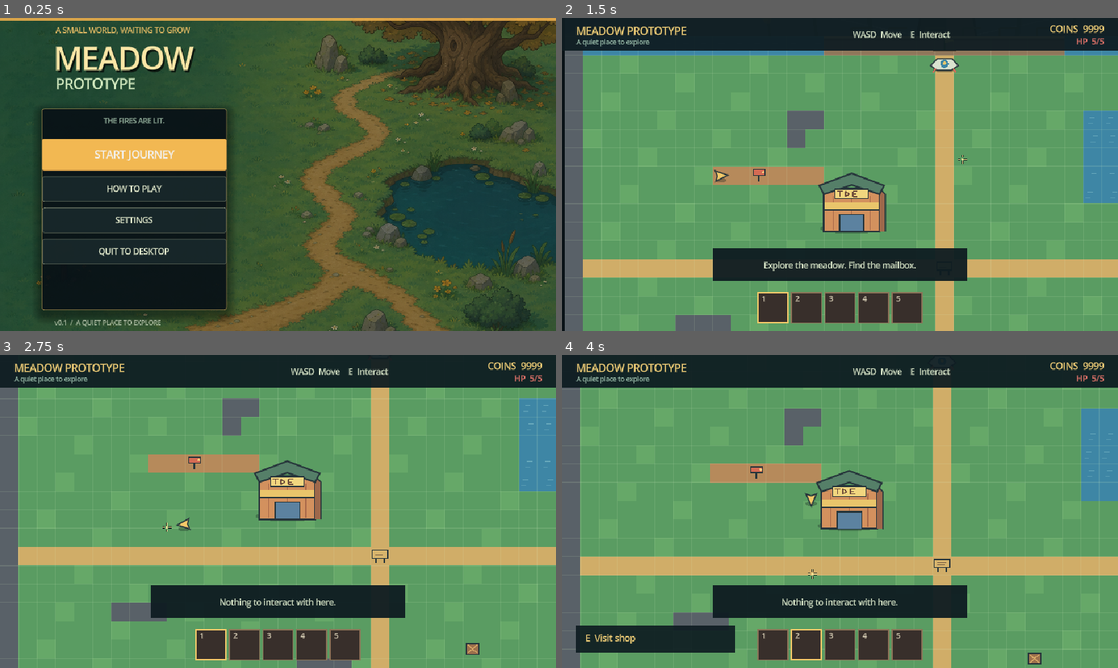
Above: before the commit, frames 1-4 (two rows, left to right).
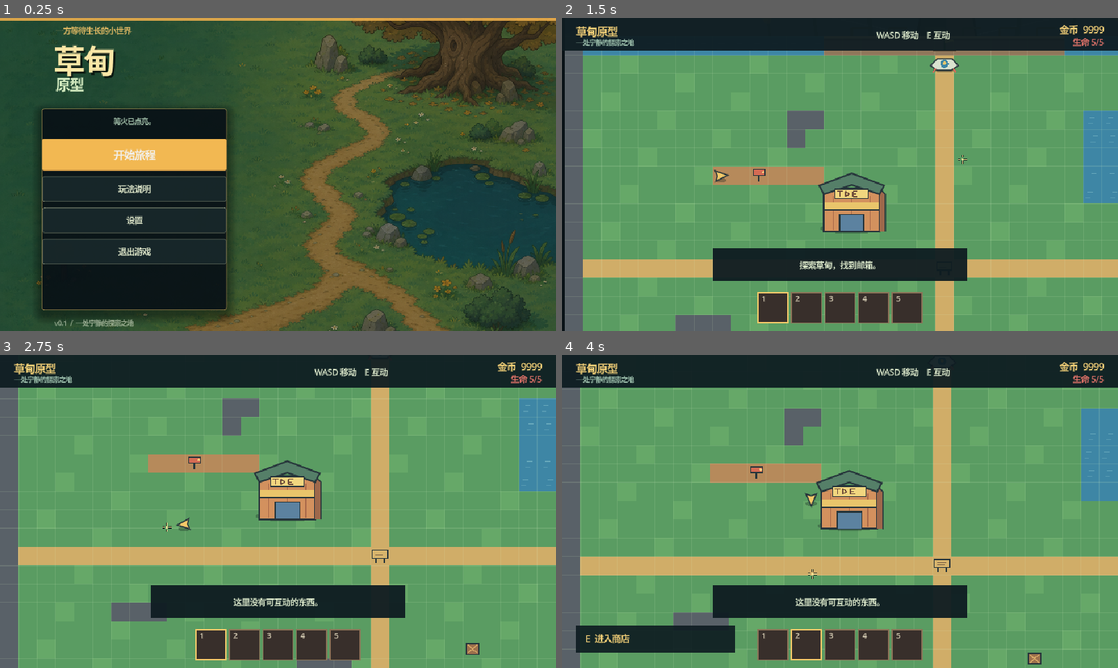
Above: after the commit, the same moments.

Repository: Neikos0493/Project_Grow
Game: Godot game, scene res://MainMenu.tscn
Two runs of this game, one before a commit and one after it. Both use one fixed random seed, a clock stepped at 60 frames per second and the inputs below.
Inputs (mouse positions are in pixels of both pictures, inside the frame that each line leads up to):
- Up to frame 1 (0.25 s): no input
- Up to frame 2 (1.5 s): click "START JOURNEY" (after the commit: "开始旅程") at 0.5 s; tap Enter (ui_accept) at 1.25 s; move the mouse to (962, 158) at 1.27 s; press the mouse at (962, 158) at 1.28 s; hold D (move_right) from 1.28 s (still down)
- Up to frame 3 (2.75 s): tap Enter (ui_accept) at 1.52, 2.27 s; move the mouse to (166, 527) at 2.02 s; release D (move_right) at 2.03 s; release the mouse at (166, 527) at 2.03 s; hold S (move_down) from 2.03 s (still down); tap E (interact) at 2.1 s
- Up to frame 4 (4 s): move the mouse to (895, 442) at 2.77 s; release S (move_down) at 2.78 s; hold D (move_right) 2.78-3.53 s; tap 1 at 2.85 s; move the mouse to (812, 574) at 3.52 s; hold W (move_up) from 3.53 s (still down); tap 2 at 3.6 s; click (812, 574) at 3.67 s; tap Enter (ui_accept) at 3.77 s

The runs differ from the first frame. In frame 1, 3.4% of the frame differs, in the area x 9-36%, y 2-99%; in frame 2, 1.6%; in frame 3, 1.5%; in frame 4, 1.7%.
Error before the commit: Invalid assignment of property or key 'text' with value of type 'String' on a base object of type 'null instance'. (res://scripts/radar_panel.gd:23)

Commit message:
Fix Chinese default language startup

Diff:
--- a/scripts/inventory.gd
+++ b/scripts/inventory.gd
@@ -67,7 +67,7 @@
 
 var slots: Array[Dictionary] = []
 var selected_slot := 0
-var language := "en"
+var language := "zh"
 
 func set_language(value: String) -> void:
 	language = "zh" if value == "zh" else "en"
--- a/scripts/main.gd
+++ b/scripts/main.gd
@@ -36,7 +36,7 @@
 @onready var respawn_progress: ProgressBar = $HUD/DeathOverlay/DeathCard/RespawnProgress
 
 var coins := STARTING_COINS
-var language := "en"
+var language := "zh"
 var shop_open := false
 var radar_open := false
 var plant_entities: Dictionary = {}
@@ -93,7 +93,7 @@
 func _load_language() -> void:
 	var config := ConfigFile.new()
 	if config.load("user://settings.cfg") == OK:
-		language = str(config.get_value("settings", "language", "en"))
+		language = str(config.get_value("settings", "language", "zh"))
 
 func _msg(english: String, chinese: String) -> String:
 	return chinese if language == "zh" else english
--- a/scripts/menu.gd
+++ b/scripts/menu.gd
@@ -11,7 +11,7 @@
 @onready var fullscreen_toggle: CheckButton = $SettingsPanel/Margin/VBox/FullscreenRow/FullscreenToggle
 @onready var status_label: Label = $Content/Status
 
-var language := "en"
+var language := "zh"
 
 func _ready() -> void:
 	start_button.grab_focus()
@@ -64,7 +64,7 @@
 func _load_language() -> void:
 	var config := ConfigFile.new()
 	if config.load("user://settings.cfg") == OK:
-		language = str(config.get_value("settings", "language", "en"))
+		language = str(config.get_value("settings", "language", "zh"))
 	language_option.select(1 if language == "zh" else 0)
 	_apply_language()
 
--- a/scripts/radar_panel.gd
+++ b/scripts/radar_panel.gd
@@ -9,10 +9,8 @@
 @onready var pond_point: Button = $PondPoint
 @onready var tree_point: Button = $TreePoint
 @onready var title_label: Label = $Title
-@onready var subtitle_label: Label = $SubTitle
-@onready var point_labels: Label = $PointLabels
 
-var language := "en"
+var language := "zh"
 
 func set_language(value: String) -> void:
 	language = "zh" if value == "zh" else "en"
@@ -20,8 +18,6 @@
 		return
 	var chinese := language == "zh"
 	title_label.text = "导航雷达" if chinese else "NAVIGATION RADAR"
-	subtitle_label.text = "选择信号前往" if chinese else "Select a signal to travel"
-	point_labels.text = "01 绿野     02 静语池塘     03 世界树" if chinese else "01 GREENMEADOW     02 WHISPER POND     03 WORLD TREE"
 
 const RADAR_CENTER_Y := 205.0
 const ORBIT_RADII := [50.0, 82.0, 112.0]
--- a/scripts/shop_panel.gd
+++ b/scripts/shop_panel.gd
@@ -22,7 +22,7 @@
 
 var inventory: MeadowInventory
 var hovered_item_id := ""
-var language := "en"
+var language := "zh"
 
 func set_language(value: String) -> void:
 	language = "zh" if value == "zh" else "en"
--- a/scripts/world.gd
+++ b/scripts/world.gd
@@ -46,7 +46,7 @@
 var cells: Array[Array] = []
 var farm_tiles: Dictionary = {}
 var drops: Array[Dictionary] = []
-var language := "en"
+var language := "zh"
 var props: Array[Dictionary] = [
 	{"cell": Vector2i(10, 7), "kind": "mailbox", "label": "Read mailbox", "used": false},
 	{"cell": Vector2i(20, 12), "kind": "notice", "label": "Read notice board", "used": false},
